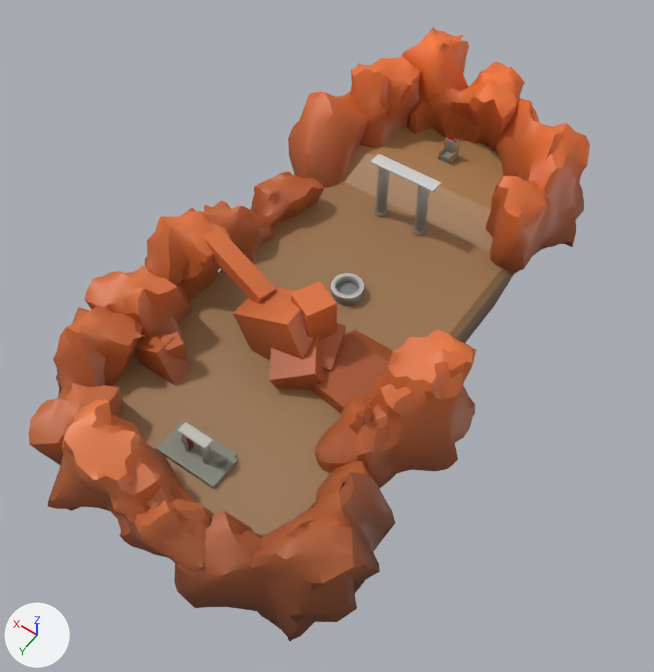
The FBX model SibGameJam2025/Assets/Art/Environment/LocationBlockout1.fbx, before and after one commit.
Camera for both pictures: a 50 mm camera at (-22.0, 44.9, 44.4) aimed at (-1.3, 16.0, -1.1). Arrows for +X, +Y and +Z are at lower left; the lights stay in place. The older version comes first. Where no turn or scale is listed for an object, it has been applied to the vertices.
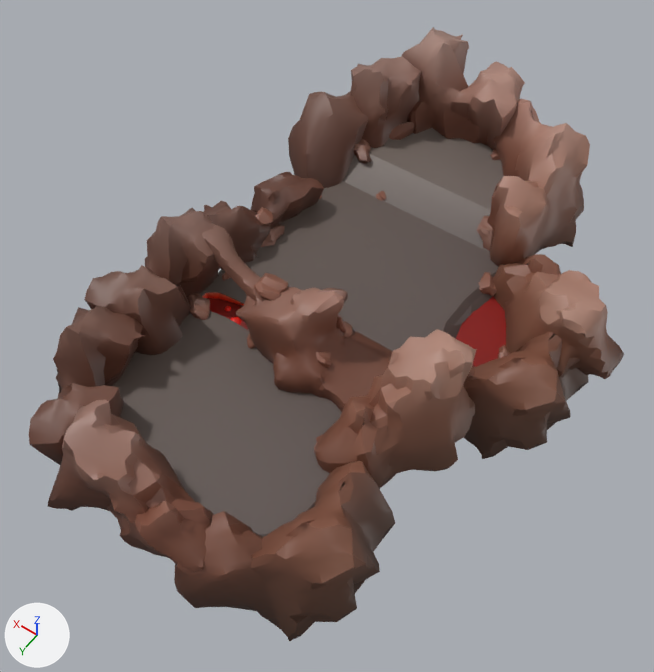
The newer file is also rescaled (x2.0) as a whole; pictures and numbers use the older file's frame.

Boxes (x1, y1, x2, y2) around the edits, measured in the pictures (654 x 672 px):
```json
{"object": "Plane", "change": "reshaped", "before": [29, 27, 590, 641], "after": [29, 27, 624, 641], "on screen": "6% wider"}
{"part": 1, "of": "me_plane", "change": "added", "after": [493, 254, 624, 379], "on screen": "brown"}
{"part": 2, "of": "me_plane", "change": "added", "after": [463, 332, 589, 459], "on screen": "brown"}
{"part": 3, "of": "me_plane", "change": "deleted", "before": [134, 134, 459, 489]}
{"part": 4, "of": "me_plane", "change": "reshaped", "before": [203, 225, 514, 510], "after": [112, 122, 511, 535]}
{"part": 5, "of": "me_plane", "change": "surface changed", "before": [29, 27, 590, 641], "after": [29, 27, 590, 641]}
```

Edits to the scene script, one JSON object a line:
```json
{"block": "me_plane", "where": "# used by ob_plane; location = (0.0, 19.51, -6.08)"}
{"op": "remove", "block": "me_plane", "code": "me_plane.from_pydata(...)  # 5030 vertices, 4883 faces; spans x -12.5..11.8, y -28.6..15.1, z -0.2..13.0"}
{"op": "add", "block": "me_plane", "code": "me_plane.from_pydata(...)  # 8268 vertices, 8259 faces; spans x -17.3..11.8, y -28.6..15.1, z -0.2..13.0"}
{"block": "me_plane", "change": "me_plane part 1: the loose piece of 548 vertices spanning x -12.5..-5.7, y -6.3..4.7, z 1.6..10.8 is copied, and the copy is multiplied about its middle by the matrix ((-0.212, 0.977, 0.0), (-0.977, -0.212, 0.0), (0.0, 0.0, 0.763)), then moved by (-2.8, -12.1, -0.6); it spans x -17.3..-6.8, y -17.1..-9.5, z 2.1..9.2"}
{"block": "me_plane", "change": "me_plane part 2: the loose piece of 480 vertices spanning x -12.3..-3.3, y 3.1..14.4, z -0.2..8.0 is copied, and the copy is multiplied about its middle by the matrix ((0.979, 0.206, 0.0), (-0.206, 0.979, 0.0), (0.0, 0.0, 0.848)), then moved by (-3.8, -16.2, 0.2); it spans x -16.3..-6.3, y -12.9..-2.6, z 0.6..7.5"}
{"block": "me_plane", "change": "me_plane part 3: 21 loose pieces with 520 vertices, spanning x -2.5..7.4, y -22.0..9.1, z 3.7..9.8, are deleted"}
{"block": "me_plane", "change": "me_plane part 4: 52 vertices removed from x -8.0..7.7, y -15.8..2.0, z 0.5..10.0; 2716 vertices added at x -11.8..8.1, y -24.6..4.1, z 0.5..10.5"}
{"block": "me_plane", "change": "me_plane part 5: 4426 kept faces spanning x -12.5..11.8, y -28.6..15.1, z -0.2..13.0 get new texture (UV) coordinates"}
{"block": "me_plane", "change": "other edits to the shape of me_plane do not show in these pictures"}
```
